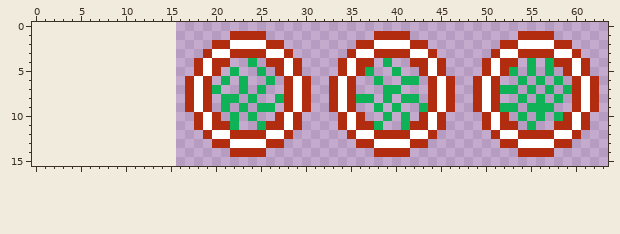
A pixel-art sprite gets an edit: assets/tiles/teleport.png. The picture above was drawn from the file before the commit.
The file is 48x16 pixels. The old version is drawn lined up with the new one, on the new canvas.
After:
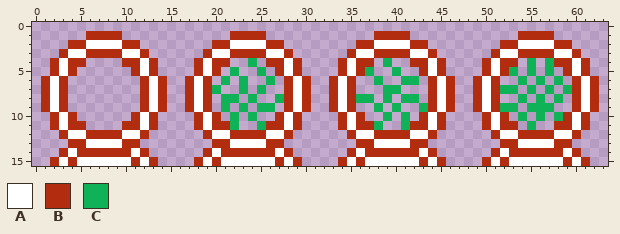
Palette (. is transparent): A #ffffff  B #b22d10  C #10b258
The commit says: deactivate teleports by default
Edits made:
canvas 48x16 -> 64x16, the old top-left corner now at 16,0
y 1: x 6..9 .... -> BBBB
y 2: x 4..11 ........ -> BBAAAABB
y 3: x 3..12 .......... -> BAABBBBAAB
y 4: x 2..5 .... -> BABB; x 10..13 .... -> BBAB
y 5: x 2..4 ... -> BAB; x 11..13 ... -> BAB
y 6..9: x 1..3 ... -> BAB; x 12..14 ... -> BAB
y 10: x 2..4 ... -> BAB; x 11..13 ... -> BAB
y 11: x 2..5 .... -> BABB; x 10..13 .... -> BBAB
y 12: x 3..12 .......... -> BAABBBBAAB
y 13: x 4..11 ........ -> BBAAAABB
y 14: x 3..12 .......... -> BABBBBBBAB; x 19..21 ... -> BAB; x 26..28 ... -> BAB; x 35..37 ... -> BAB; x 42..44 ... -> BAB; x 51..53 ... -> BAB; x 58..60 ... -> BAB
y 15: x 2..13 ............ -> BABAAAAAABAB; x 18..29 ............ -> BABAAAAAABAB; x 34..45 ............ -> BABAAAAAABAB; x 50..61 ............ -> BABAAAAAABAB
